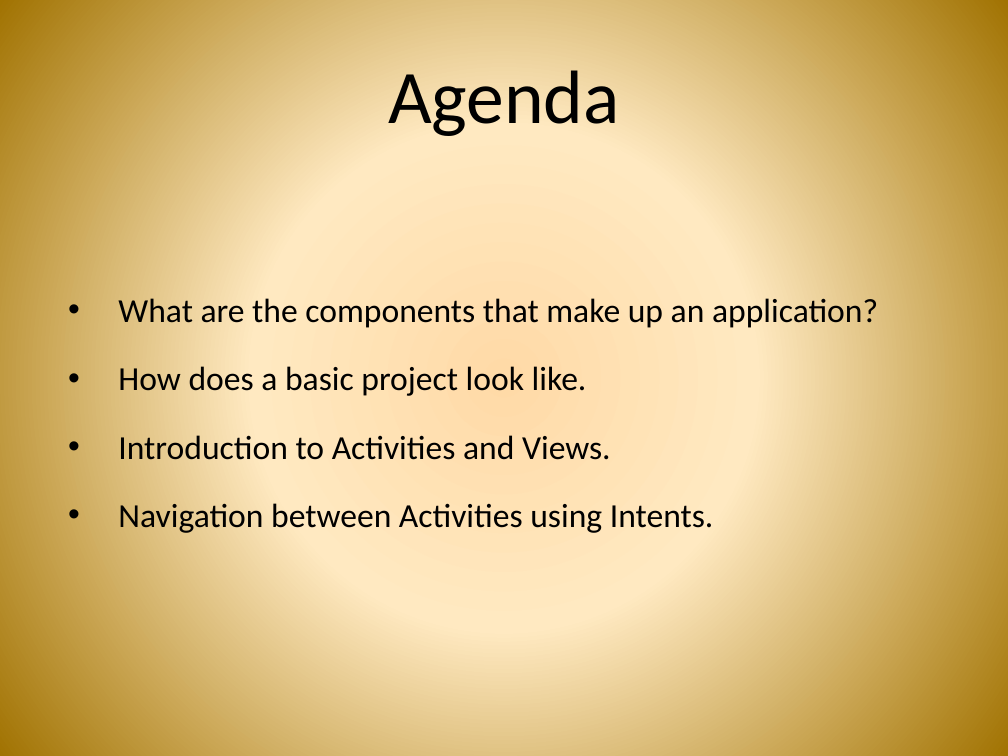
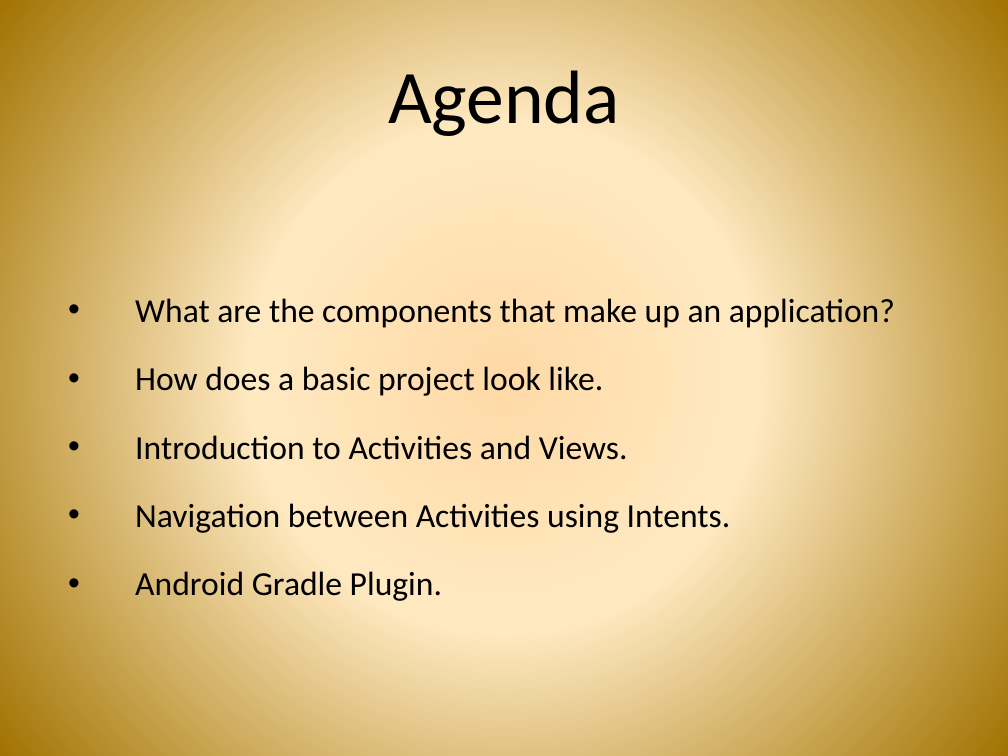
Before and after one commit to androidbootcamp/Course-Material, a slide deck: slide 3 of Day1/day_1.pptx. Drawn at 1008x756 pixels with LibreOffice and Linux fonts; fonts in the diff are those of the drawing; background and template pictures are left out. Boxes give left, top, right and bottom in pixels: in the first picture for what was removed or moved away, otherwise in the second. Text is boxed around its words. In the diff, an @@ line names an element or a change of style, - is before the commit and + after.

Commit message:
Abhinav/Naz: Updating the presentation.

```diff
--- a/Day1/day_1.pptx
+++ b/Day1/day_1.pptx
@@ text at [135,295,895,533]: indent changed @@
@@ text at [135,571,442,601]: paragraph added @@
+• Android Gradle Plugin.
```
Also in this commit, not shown: 9 other slides changed, 1 slide added.
